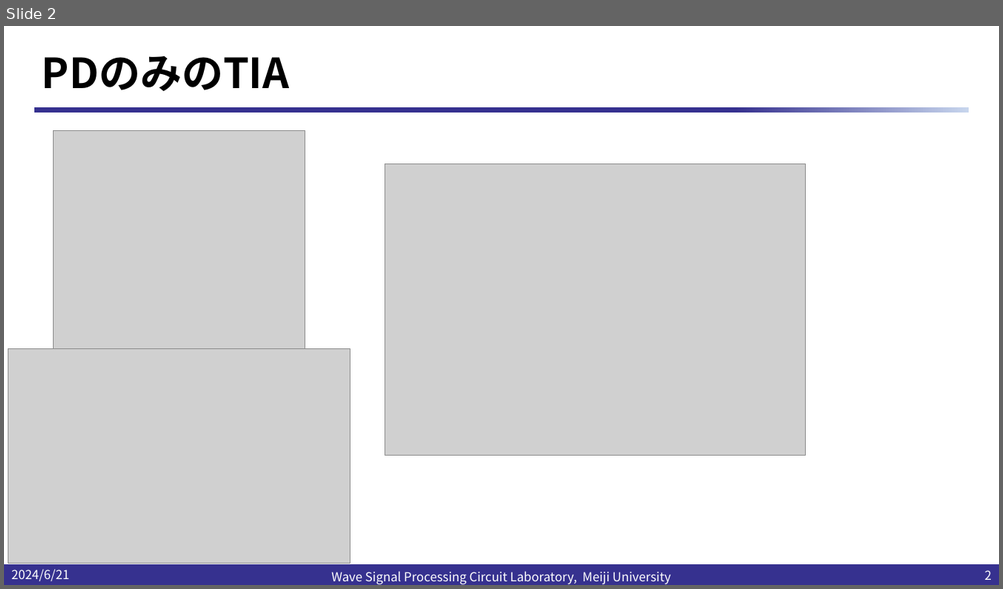
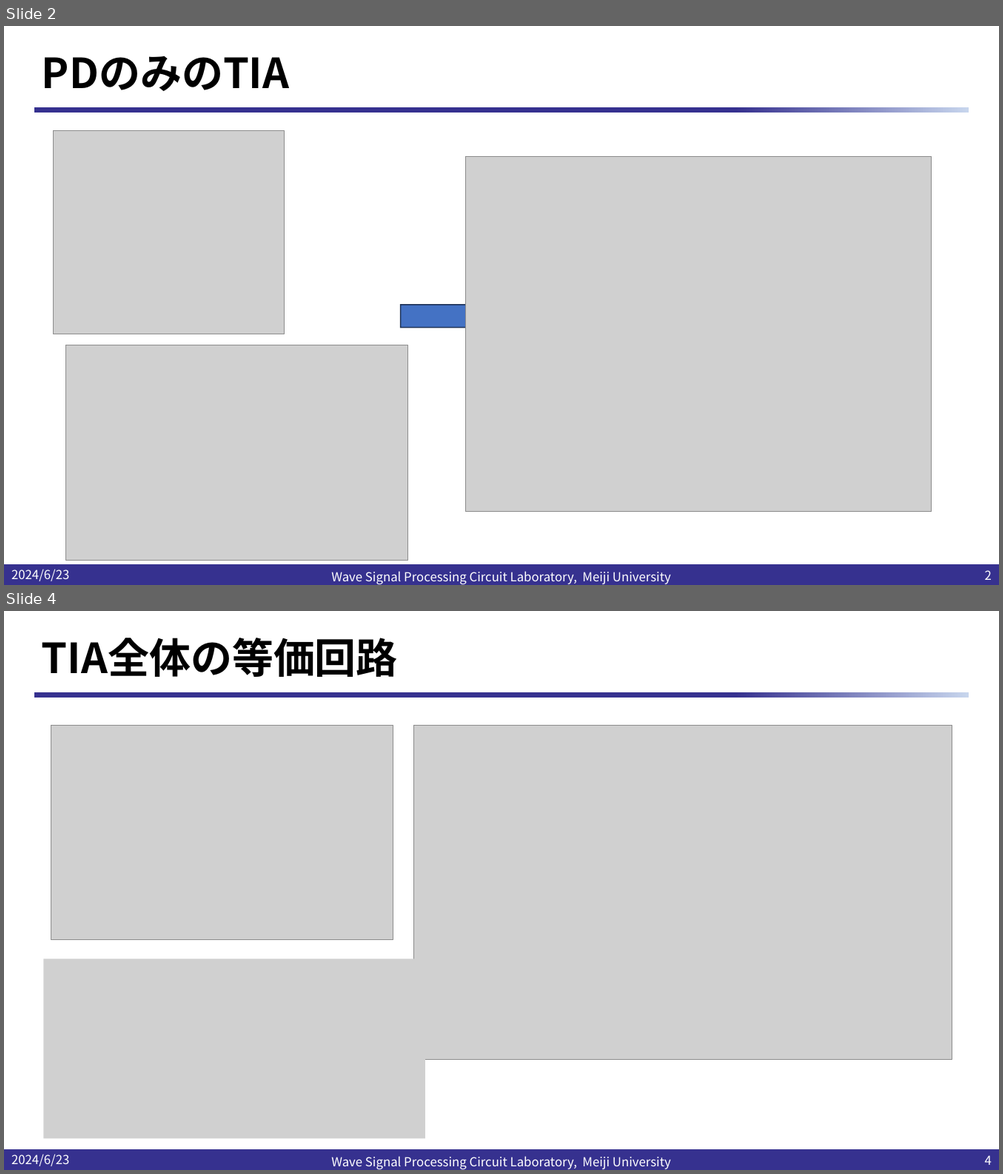
Before and after one commit to kjm-desktop10400/reserch, a slide deck: IHP_2024/20240628/プレゼンテーション2.pptx. Shown one above the other, each under a label of ours: slide 2 before the commit, slides 2 and 4 after it; the slides between them are not shown. The pictures are 1003x589 and 1003x1174 pixels, drawn with LibreOffice and Linux fonts; fonts in the diff are those of the drawing; grey boxes stand for pictures; background and template pictures are left out. Boxes give left, top, right and bottom in pixels: in the first picture for what was removed or moved away, otherwise in the second. Text is boxed around its words. In the diff, an @@ line names an element or a change of style, - is before the commit and + after.

```diff
--- a/IHP_2024/20240628/プレゼンテーション2.pptx
+++ b/IHP_2024/20240628/プレゼンテーション2.pptx
@@ slide 4 added at bbox=[4, 611, 999, 1170], background #FFFFFF; not listed: 2 template elements that a slide beside it also shows @@
@@ title added at bbox=[42, 638, 398, 677], 40 pt, text #000000, bold @@
+TIA全体の等価回路
@@ picture added at bbox=[51, 725, 392, 940] @@
@@ picture added at bbox=[414, 725, 951, 1060] @@
@@ picture added at bbox=[43, 960, 425, 1139] @@
@@ text added at bbox=[11, 1154, 69, 1167], 12 pt, text #FFFFFF @@
+2024/6/23
@@ text added at bbox=[331, 1156, 671, 1170], 12 pt, text #FFFFFF @@
+Wave Signal Processing Circuit Laboratory, Meiji University
@@ page number added at bbox=[984, 1156, 991, 1165], 12 pt, text #FFFFFF @@
+4
@@ slide 2 changed as well @@
@@ picture: place and size @@
-picture at bbox=[54, 130, 305, 353]
+picture at bbox=[54, 130, 284, 334]
@@ picture: place and size @@
-picture at bbox=[385, 164, 805, 456]
+picture at bbox=[466, 156, 931, 512]
@@ right arrow added at bbox=[400, 294, 492, 339], fill #4472C4, outline #1E3256 1 pt @@
@@ picture: place and size @@
-picture at bbox=[8, 349, 350, 564]
+picture at bbox=[66, 346, 407, 560]
@@ text at bbox=[11, 569, 69, 582]: text changed @@
-2024/6/21
+2024/6/23
```
Also in this commit, not shown: 1 other slide changed, 3 other slides added, 17 other files.
